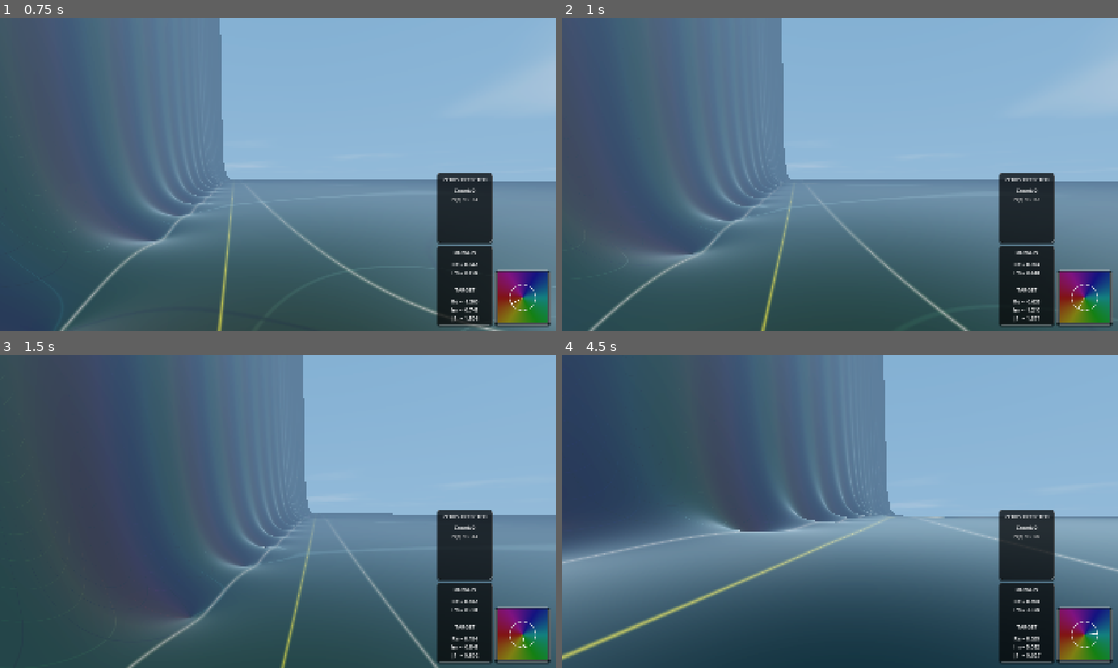
Above: before the commit, frames 1-4 (two rows, left to right).
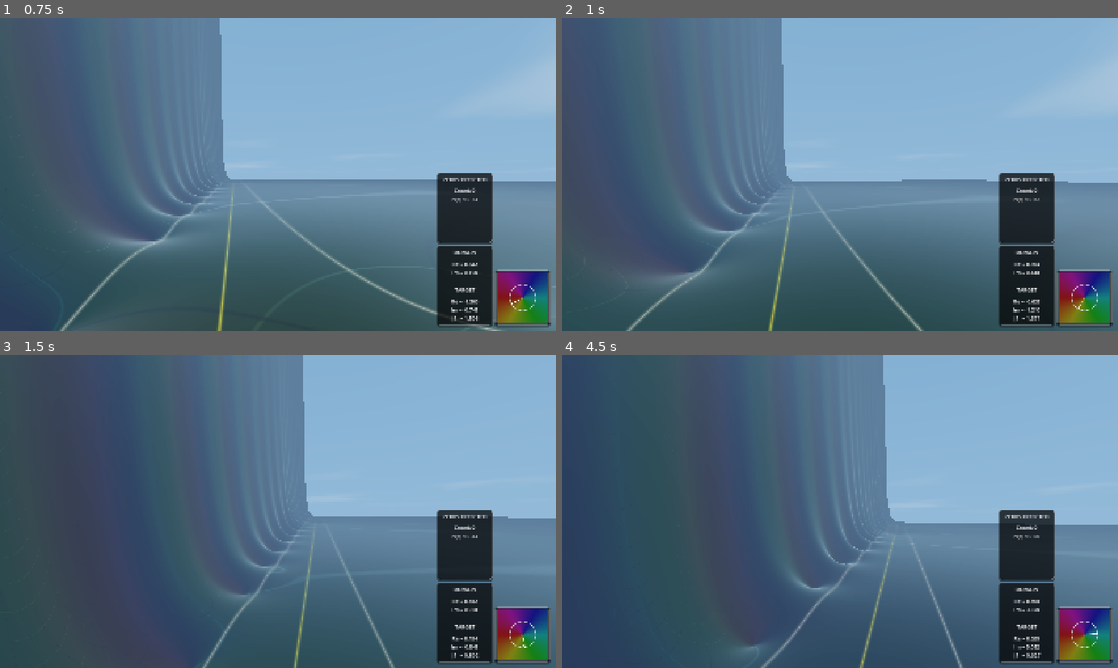
Above: after the commit, the same moments.

Repository: allanino/complex-functions-explorer
Game: Godot game, scene res://core/main.tscn
Two runs of this game, one before a commit and one after it. Both use one fixed random seed, a clock stepped at 60 frames per second and the inputs below.
Inputs (mouse positions are in pixels of both pictures, inside the frame that each line leads up to):
- Up to frame 1 (0.75 s): tap Enter at 0.5 s; move the mouse to (305, 174) at 0.52 s; hold W (move_forward) from 0.53 s (still down); hold Space from 0.53 s (still down); click (305, 174) at 0.67 s
- Up to frame 2 (1 s): keep holding W (move_forward); keep holding Space
- Up to frame 3 (1.5 s): keep holding W (move_forward); move the mouse to (250, 511) at 1.27 s; release Space at 1.28 s; tap G at 1.35 s
- Up to frame 4 (4.5 s): keep holding W (move_forward); tap Space at 1.52, 1.55, 1.82, 3.02, 3.05, 3.32 s; move the mouse to (851, 505) at 2.02 s; hold Space 2.03-2.78 s; tap N at 2.1 s; move the mouse to (834, 517) at 2.77 s; tap C at 2.85 s; click (834, 517) at 2.92 s; move the mouse to (878, 514) at 3.52 s; hold Space 3.53-4.28 s; tap Z at 3.6 s; move the mouse to (795, 508) at 4.27 s; tap R at 4.35 s

Frame 1 is identical in both runs. In frame 2, 3.3% of the frame differs, in the area x 4-100%, y 14-100%; in frame 3, 2.8%; in frame 4, 25%, in the area x 0-100%, y 8-100%.

Commit message:
refactor: remove redundant double-space logic and simplify vertical movement calculations

Diff:
--- a/player/player_controller.gd
+++ b/player/player_controller.gd
@@ -21,11 +21,9 @@
 var _im_label_target_pos: Vector3 = Vector3.ZERO
 
 var height_offset = 0.0
-var height_velocity = 0.0
 var last_space_time = 0.0
 var space_held_time = 0.0
 var is_resetting_height = false
-var is_double_space_held = false
 var last_t = 0.0
 var last_z: Vector2 = Vector2(0.0, 0.0)
 var last_valid_terrain_height: float = 0.0
@@ -176,12 +174,7 @@
 		var current_time = Time.get_ticks_msec() / 1000.0
 		if current_time - last_space_time < DOUBLE_PRESS_TIME:
 			is_resetting_height = true
-			is_double_space_held = true
-		else:
-			is_double_space_held = false
 		last_space_time = current_time
-	elif event is InputEventKey and not event.pressed and event.keycode == KEY_SPACE:
-		is_double_space_held = false
 
 	if event is InputEventKey and event.pressed and event.ctrl_pressed:
 		if event.keycode == KEY_G:
@@ -302,16 +295,12 @@
 		space_held_time += delta
 		if space_held_time > DOUBLE_PRESS_TIME:
 			is_resetting_height = false
-			var vertical_dir = -1.0 if is_double_space_held else 1.0
-			height_velocity += vertical_dir * (current_speed * 1.5) * delta
-			height_velocity = clamp(height_velocity, -current_speed * 2.0, current_speed * 2.0)
-			height_offset += height_velocity * delta
+			height_offset += delta * current_speed
 	else:
 		space_held_time = 0.0
-		height_velocity = 0.0
 
 	if is_resetting_height:
-		height_offset = move_toward(height_offset, 0.0, delta * current_speed)
+		height_offset = move_toward(height_offset, 0.0, delta * current_speed * 3.0)
 		if height_offset <= 0.0:
 			is_resetting_height = false
 
